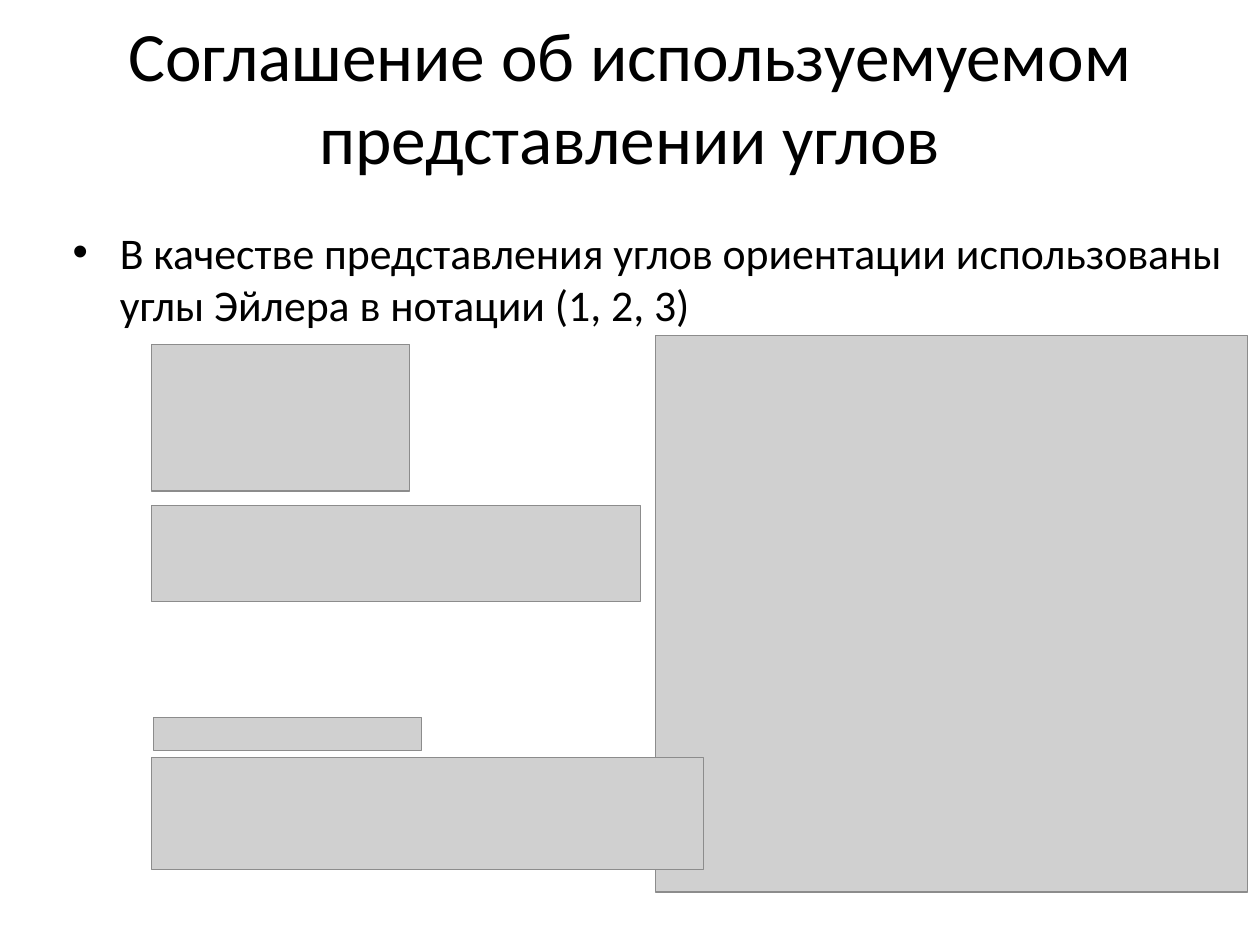
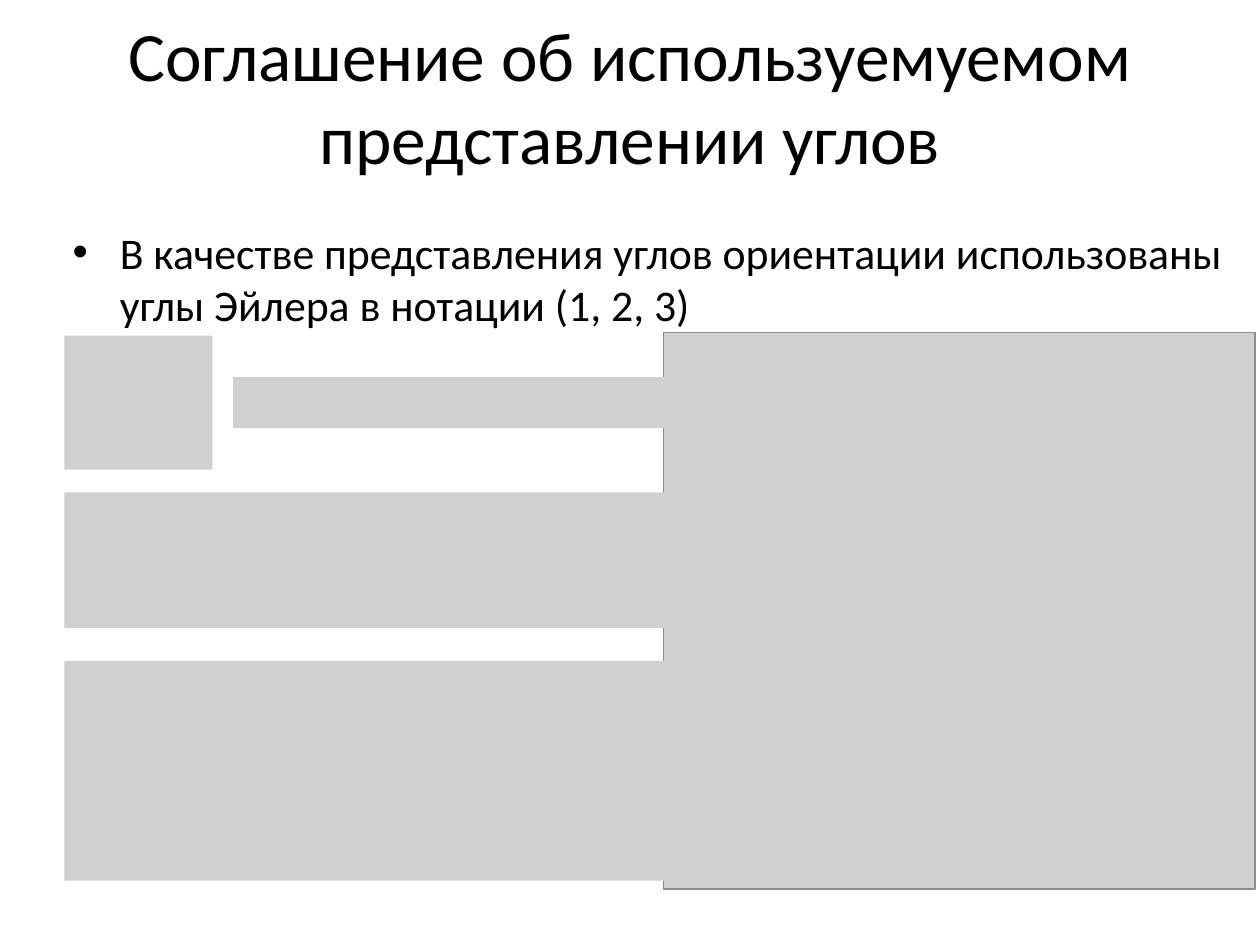
Before and after one commit to pkuderov/gyrocam, a slide deck: slide 10 of presentation.pptx (slide 7 before the commit). Drawn at 1260x945 pixels with LibreOffice and Linux fonts; fonts in the diff are those of the drawing; grey boxes stand for pictures. Boxes give left, top, right and bottom in pixels: in the first picture for what was removed or moved away, otherwise in the second. Text is boxed around its words. In the diff, an @@ line names an element or a change of style, - is before the commit and + after.

```diff
--- a/presentation.pptx
+++ b/presentation.pptx
@@ picture added at (64,335,212,469) @@
@@ picture removed at (151,344,410,491) @@
@@ picture: place and size @@
-picture at (655,335,1247,892)
+picture at (663,333,1255,890)
@@ picture added at (233,377,677,427) @@
@@ picture: place and size @@
-picture at (151,505,641,601)
+picture at (64,493,685,629)
@@ picture added at (64,662,721,881) @@
@@ picture removed at (154,717,421,750) @@
@@ picture removed at (151,757,704,869) @@
```
Also in this commit, not shown: 4 other slides changed, 3 slides added, 26 other files.
